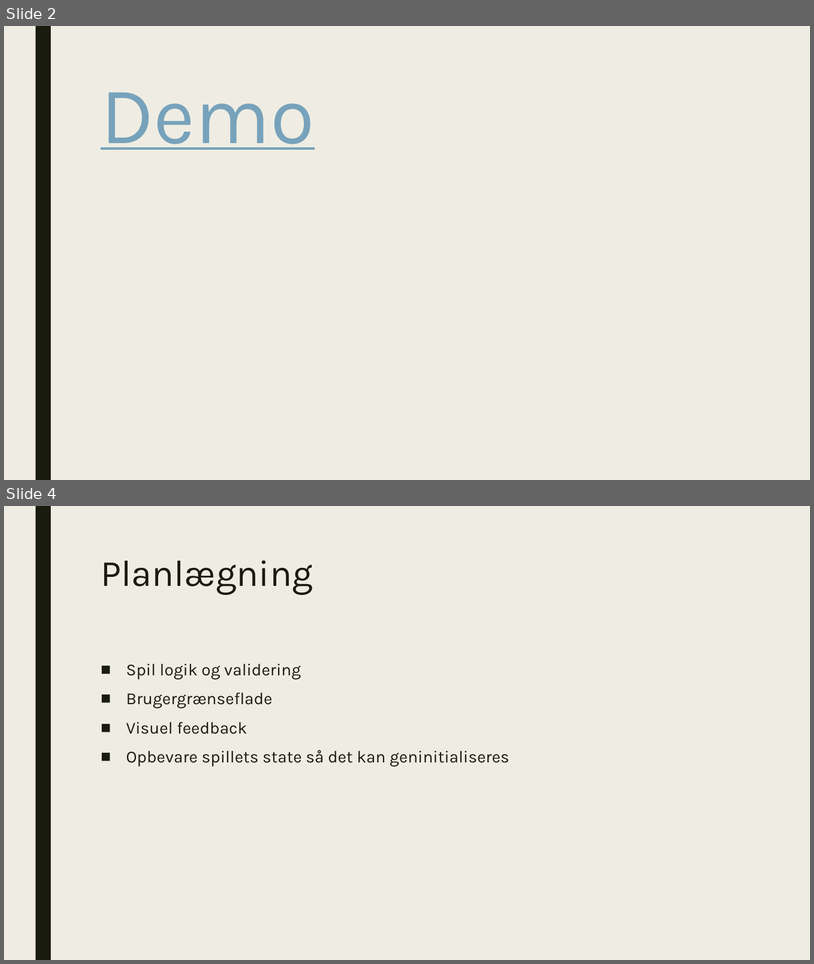
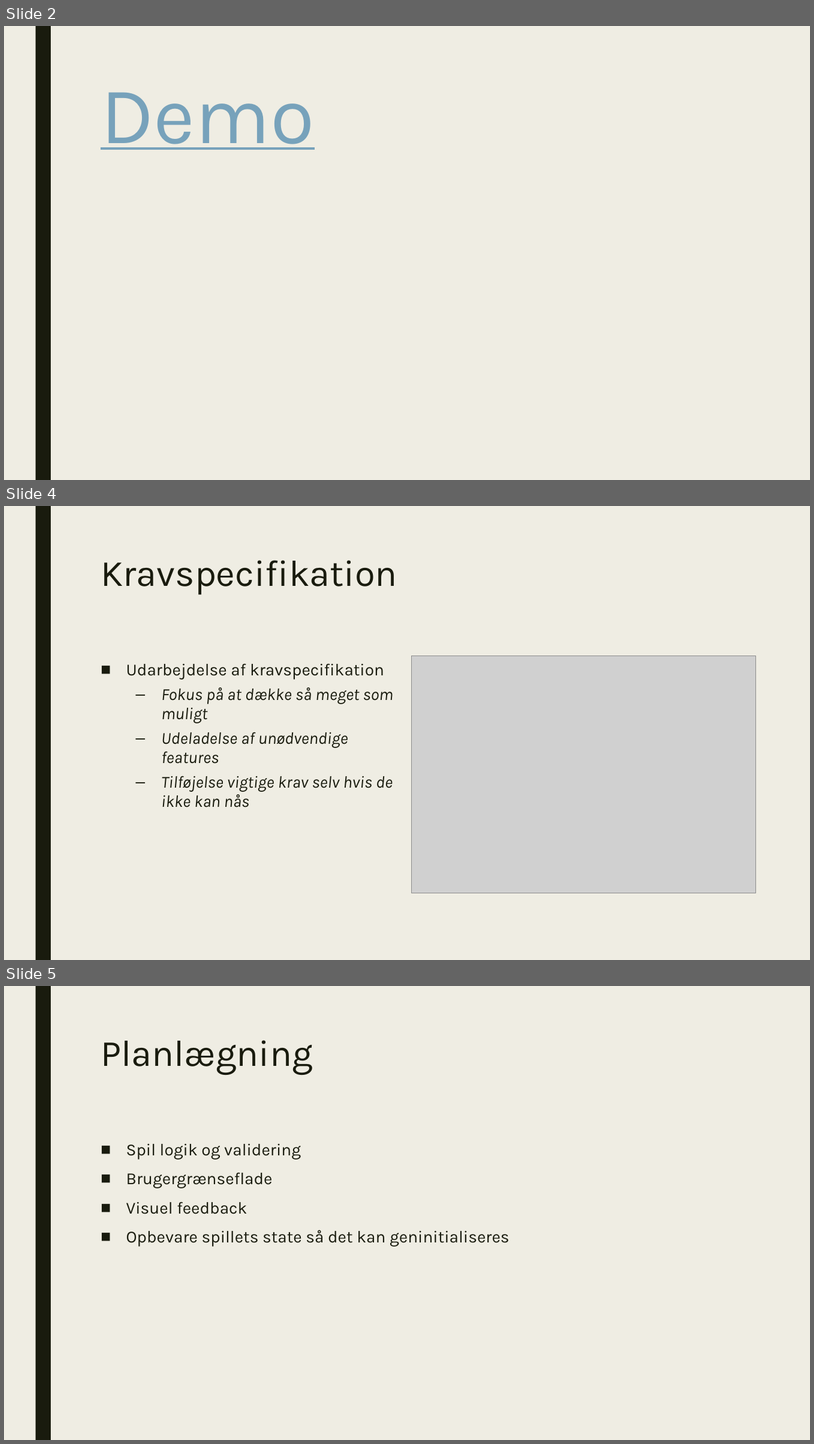
Before and after one commit to PeterHHartmann/SPAC-2-Wordle, a slide deck: docs/præsentation.pptx. Shown one above the other, each under a label of ours: slides 2 and 4 before the commit, slides 2, 4 and 5 after it; the slides between them are not shown. The pictures are 814x964 and 814x1444 pixels, drawn with LibreOffice and Linux fonts; fonts in the diff are those of the drawing; grey boxes stand for pictures. Boxes give left, top, right and bottom in pixels: in the first picture for what was removed or moved away, otherwise in the second. Text is boxed around its words. In the diff, an @@ line names an element or a change of style, - is before the commit and + after.

```diff
--- a/docs/præsentation.pptx
+++ b/docs/præsentation.pptx
@@ slide 4 added at <box>4,506,810,960</box>, background #EFEDE3; not listed: 1 template element that a slide beside it also shows @@
@@ title added at <box>101,560,398,595</box>, 44 pt, text #191B0E @@
+Kravspecifikation
@@ text added at <box>126,663,393,807</box>, 20 pt, text #191B0E, italic @@
+■ Udarbejdelse af kravspecifikation
+  – Fokus på at dække så meget som muligt
+  – Udeladelse af unødvendige features
+  – Tilføjelse vigtige krav selv hvis de ikke kan nås
@@ picture added at <box>412,656,756,893</box> @@
@@ what was slide 4 is now slide 5 @@
```
Also in this commit, not shown: 1 slide changed, 1 other file.
